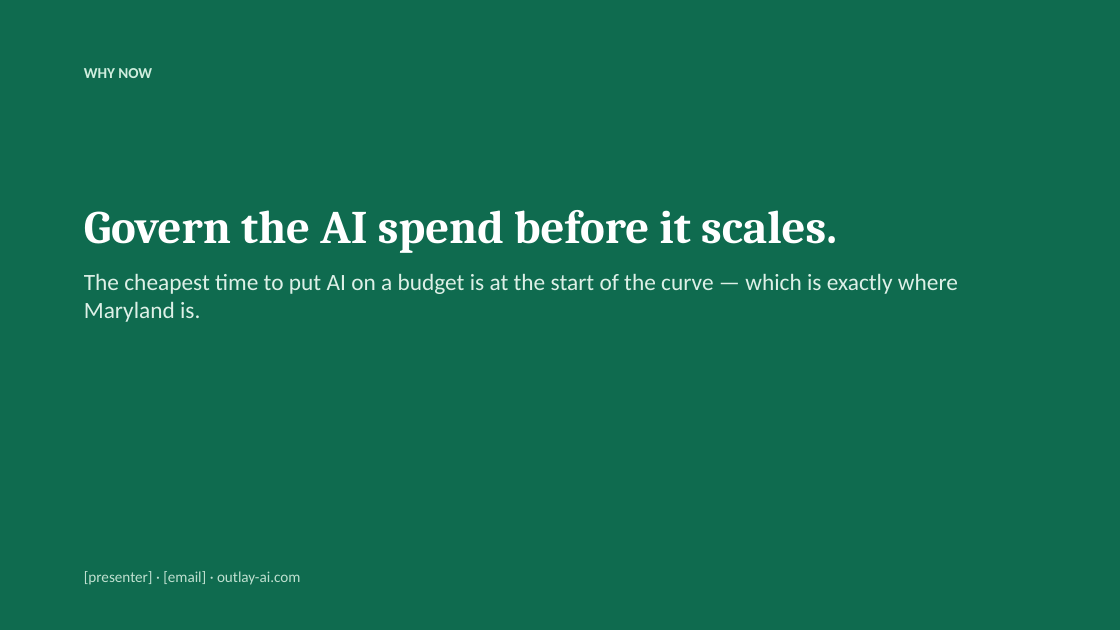
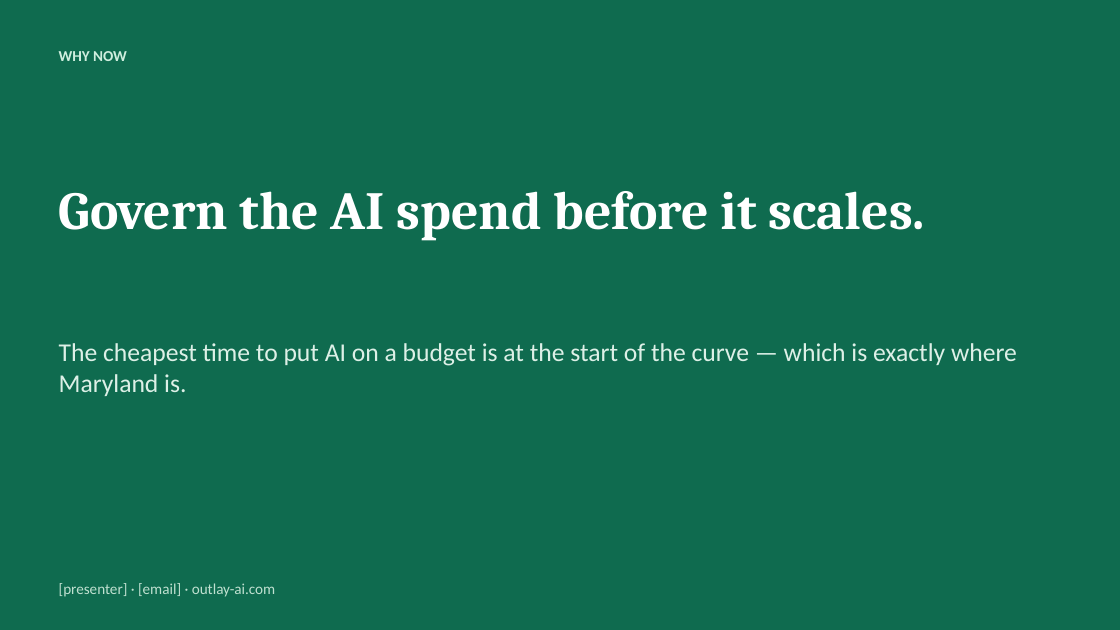
Before and after one commit to krethikram-sudo/options-bot, a slide deck: slide 12 of docs/mhbe-demo-deck.pptx. Drawn at 1120x630 pixels with LibreOffice and Linux fonts; fonts in the diff are those of the drawing. Boxes give left, top, right and bottom in pixels: in the first picture for what was removed or moved away, otherwise in the second. Text is boxed around its words. In the diff, an @@ line names an element or a change of style, - is before the commit and + after.

```diff
--- a/docs/mhbe-demo-deck.pptx
+++ b/docs/mhbe-demo-deck.pptx
@@ text "WHY NOW" moved from (x1=84, y1=68, x2=152, y2=78) to (x1=59, y1=51, x2=127, y2=61) @@
@@ text "Govern the AI spend before ..." moved from (x1=84, y1=210, x2=958, y2=322) to (x1=59, y1=191, x2=926, y2=241) @@
@@ text "Govern the AI spend before ..." at (x1=59, y1=191, x2=926, y2=241): size 40 to 46 pt; less space between paragraphs @@
@@ text at (x1=84, y1=273, x2=958, y2=322): paragraph removed @@
-The cheapest time to put AI on a budget is at the start of the curve — which is exactly where Maryland is.
@@ text added at (x1=59, y1=343, x2=1017, y2=396), 22 pt, text #DDF0E7 @@
+The cheapest time to put AI on a budget is at the start of the curve — which is exactly where Maryland is.
@@ text "[presenter] · [email] · outlay-ai.com" moved from (x1=84, y1=571, x2=300, y2=585) to (x1=59, y1=583, x2=275, y2=597) @@
```
Also in this commit, not shown: 13 other slides changed, 2 other files.
